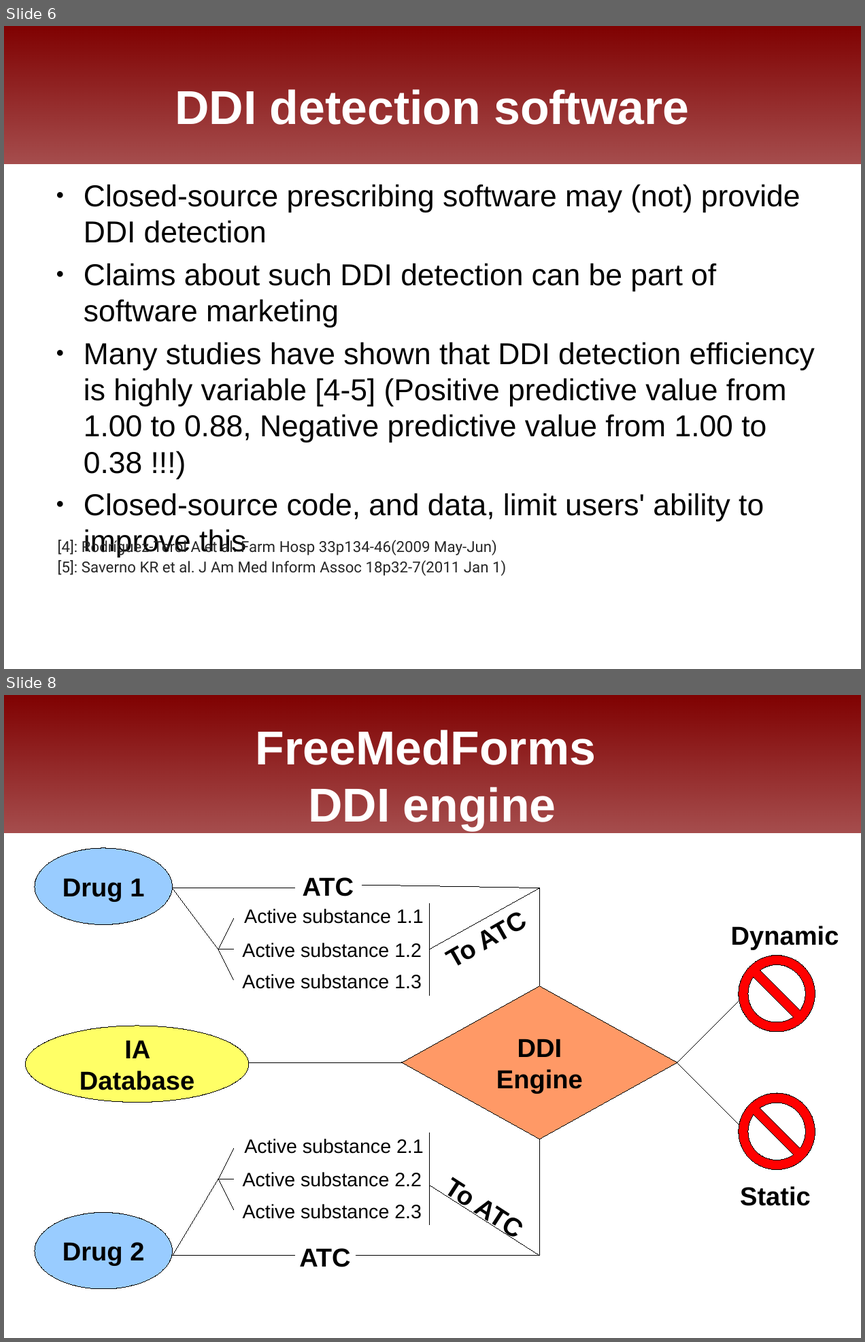
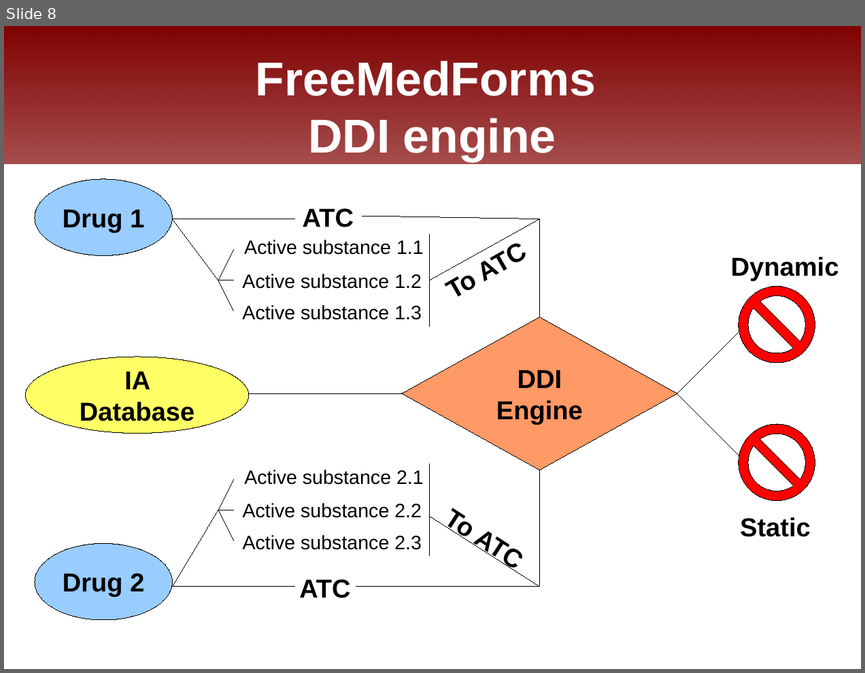
Before and after one commit to FreeHealth/freehealth, a slide deck: science/freemedforms_fosdem2011.odp. Shown one above the other, each under a label of ours: slides 6 and 8 before the commit, slide 8 after it; the slides between them are not shown. The pictures are 865x1342 and 865x673 pixels, drawn with LibreOffice and Linux fonts; fonts in the diff are those of the drawing; background and template pictures are left out. Boxes give left, top, right and bottom in pixels: in the first picture for what was removed or moved away, otherwise in the second. Text is boxed around its words. In the diff, an @@ line names an element or a change of style, - is before the commit and + after.

```diff
--- a/science/freemedforms_fosdem2011.odp
+++ b/science/freemedforms_fosdem2011.odp
@@ slide 6 removed at (4,26,861,669), background #FFFFFF; not listed: 1 template element that a slide beside it also shows @@
@@ title removed at (175,89,689,125) @@
-DDI detection software
@@ text removed at (84,184,815,521) @@
-● Closed-source prescribing software may (not) provide DDI detection
-● Claims about such DDI detection can be part of software marketing
-● Many studies have shown that DDI detection efficiency is highly variable [4-5] (Positive predictive value from 1.00 to 0.88, Negative predictive value from 1.00 to 0.38 !!!)
-● Closed-source code, and data, limit users' ability to improve this
@@ text removed at (58,538,506,575) @@
-[4]: Rodríguez-Terol A et al. Farm Hosp 33p134-46(2009 May-Jun)
-[5]: Saverno KR et al. J Am Med Inform Assoc 18p32-7(2011 Jan 1)
```
Also in this commit, not shown: 4 slides changed, 4 slides added, 3 other slides removed.
